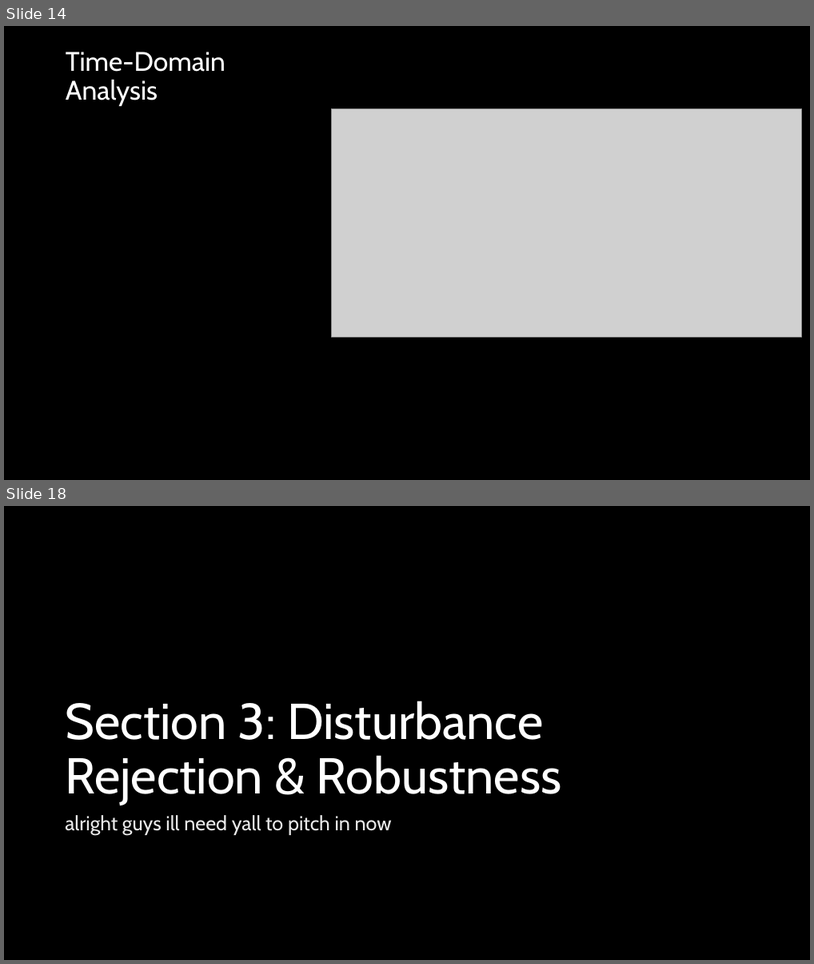
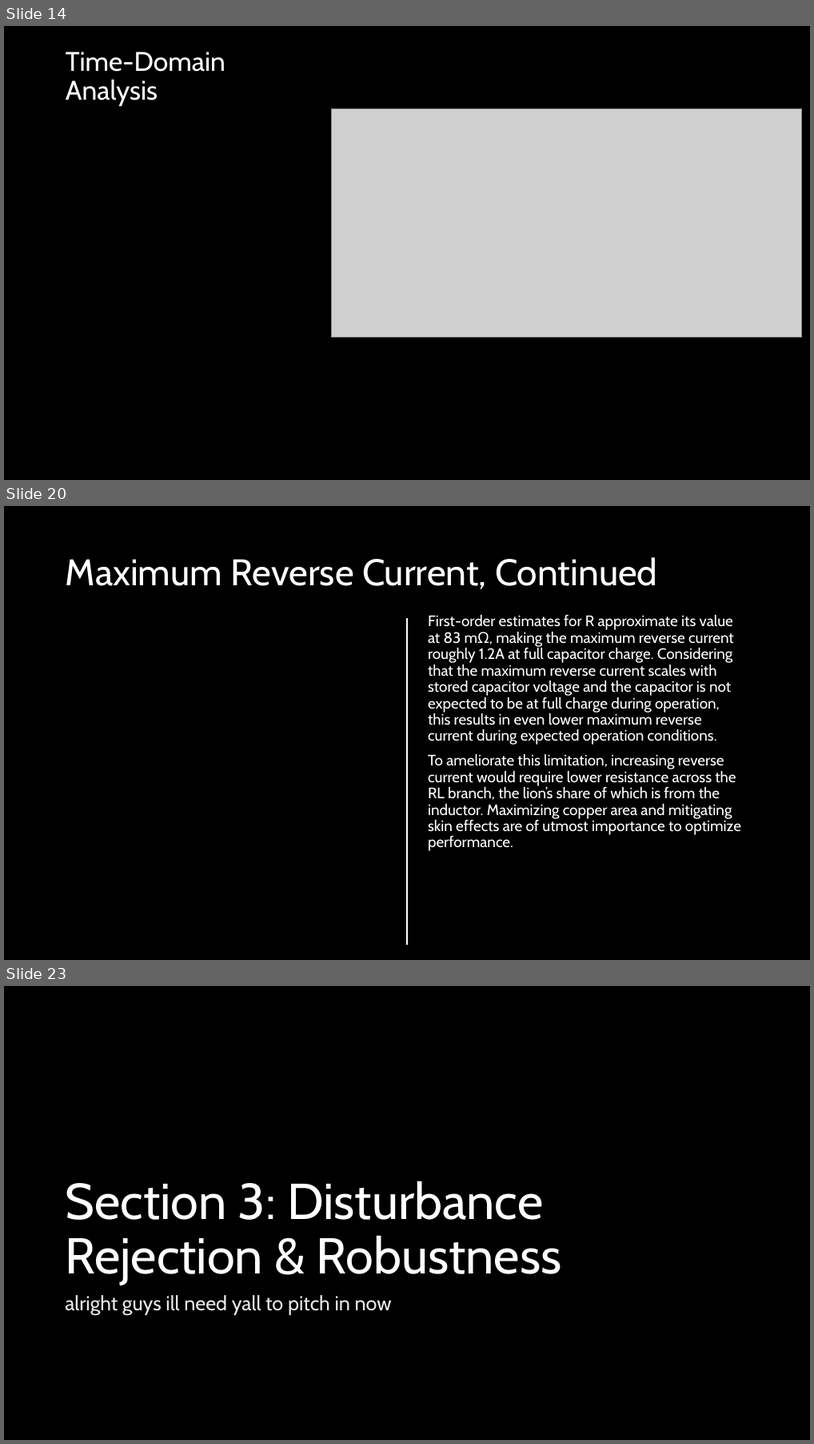
Before and after one commit to ut-ras/rm_electrical-supercap_v2, a slide deck: UT Robomasters – Supercap Power Stage Modeling.pptx. Shown one above the other, each under a label of ours: slides 14 and 18 before the commit, slides 14, 20 and 23 after it; the slides between them are not shown. The pictures are 814x964 and 814x1444 pixels, drawn with LibreOffice and Linux fonts; fonts in the diff are those of the drawing; grey boxes stand for pictures. Boxes give left, top, right and bottom in pixels: in the first picture for what was removed or moved away, otherwise in the second. Text is boxed around its words. In the diff, an @@ line names an element or a change of style, - is before the commit and + after.

Commit message:
started work on reverse charging functionality

```diff
--- a/UT Robomasters – Supercap Power Stage Modeling.pptx
+++ b/UT Robomasters – Supercap Power Stage Modeling.pptx
@@ slide 20 added at (4,506,810,960), background #000000 @@
@@ title added at (66,557,658,589), 44 pt, text #FFFFFF @@
+Maximum Reverse Current, Continued
@@ line added from (407, 618) to (407, 944), #FFFFFF 1.5 pt @@
@@ text added at (428,614,742,851), 18 pt, text #FFFFFF @@
+First-order estimates for R approximate its value at 83 mΩ, making the maximum reverse current roughly 1.2A at full capacitor charge. Considering that the maximum reverse current scales with stored capacitor voltage and the capacitor is not expected to be at full charge during operation, this results in even lower maximum reverse current during expected operation conditions.
+To ameliorate this limitation, increasing reverse current would require lower resistance across the RL branch, the lion’s share of which is from the inductor. Maximizing copper area and mitigating skin effects are of utmost importance to optimize performance.
@@ what was slide 18 is now slide 23 @@
```
Also in this commit, not shown: 4 slides changed, 7 other slides added, 2 slides removed, 1 other file.
